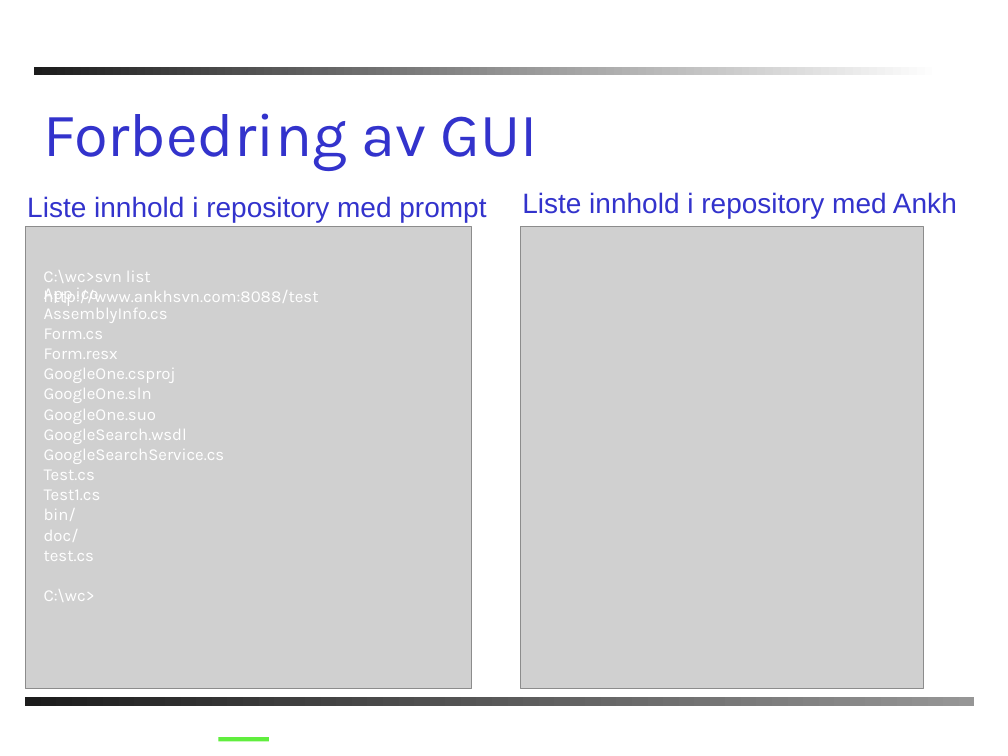
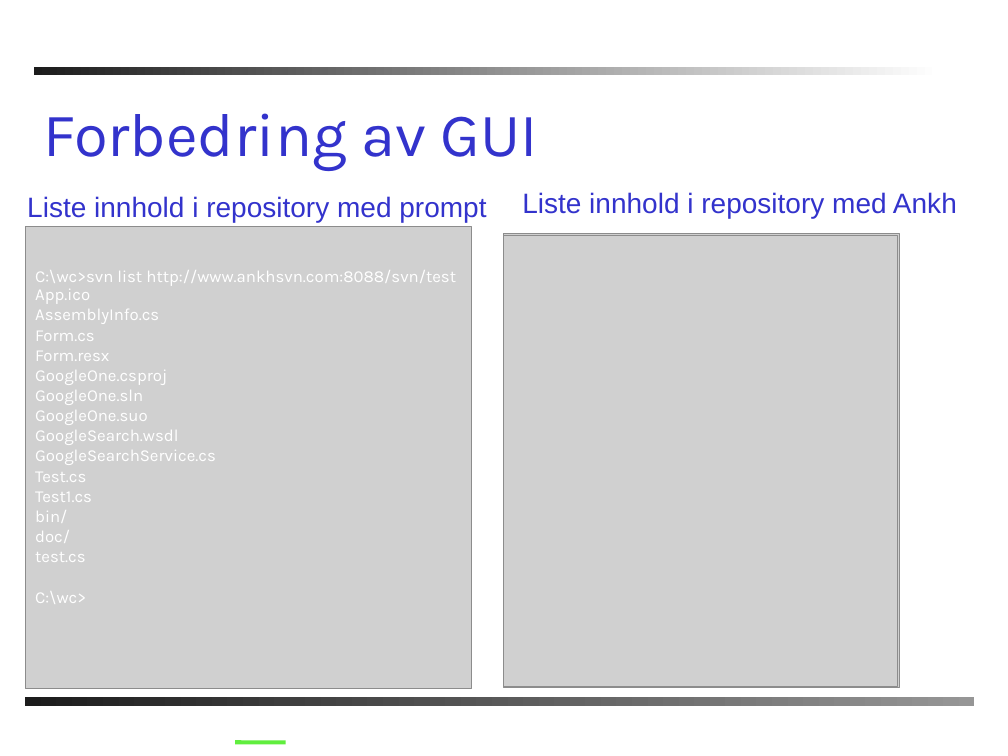
Before and after one commit to AnkhSVN/AnkhSVN, a slide deck: slide 8 of doc/powerpoint/Subversion_addin_for_VS.NET.ppt (slide 11 before the commit). Drawn at 1008x756 pixels with LibreOffice and Linux fonts; fonts in the diff are those of the drawing; grey boxes stand for pictures; background and template pictures are left out. Boxes give left, top, right and bottom in pixels: in the first picture for what was removed or moved away, otherwise in the second. Text is boxed around its words. In the diff, an @@ line names an element or a change of style, - is before the commit and + after.

```diff
--- a/doc/powerpoint/Subversion_addin_for_VS.NET.ppt
+++ b/doc/powerpoint/Subversion_addin_for_VS.NET.ppt
@@ picture: place and size @@
-picture at [521, 227, 923, 688]
+picture at [504, 234, 899, 687]
@@ picture added at [504, 235, 868, 653] @@
@@ picture added at [504, 235, 877, 663] @@
@@ picture added at [504, 235, 876, 661] @@
@@ picture added at [504, 235, 890, 678] @@
@@ picture added at [504, 233, 892, 678] @@
@@ picture added at [504, 235, 898, 686] @@
@@ text "App.ico": place and size @@
-text "App.ico" at [44, 289, 225, 601]
+text "App.ico" at [35, 289, 216, 604]
@@ text at [35, 270, 456, 286]: text changed @@
-C:\wc>svn list http://www.ankhsvn.com:8088/test
+C:\wc>svn list http://www.ankhsvn.com:8088/svn/test
@@ line moved from (219, 739) - (269, 739) to (235, 742) - (285, 742) @@
```
Also in this commit, not shown: 14 other slides changed, 2 slides added, 8 slides removed.
